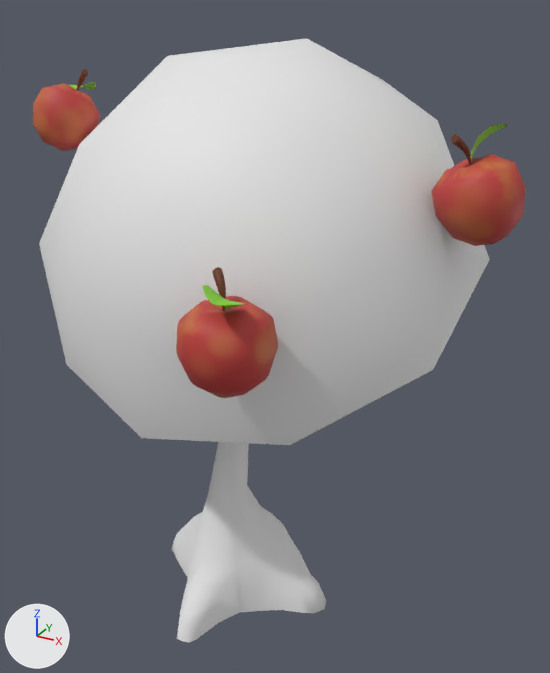
The FBX model BrotatoPrototype/Assets/TestForTeam/Rodion/Assets/apple_tree/apple_tree_final.fbx as it was, and as the next commit left it.
Camera for both pictures: a 50 mm camera at (2.32, -3.81, 3.82) aimed at (0.12, 0.2, 1.81). Every picture has the same lights, and +X, +Y and +Z are marked at lower left. Where no turn or scale is listed for an object, it has been applied to the vertices.

Names of what the first picture shows: 'Apple.002', 'Apple.003', 'Apple.004', 'Tree01.LP.001', 'Tree01.LP.010'.
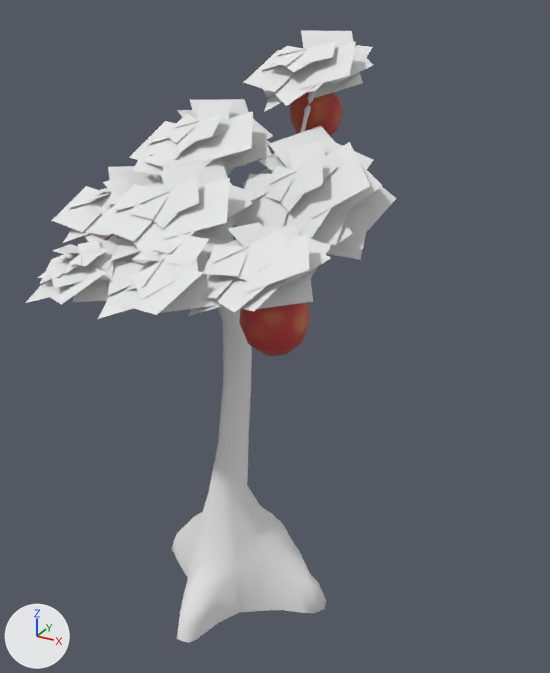
Where the change shows, as pixel boxes (x1, y1, x2, y2) in the pictures (550 x 673 px):
'Tree01.LP.010', deleted
    before: (39, 38, 490, 445)
'Tree01.LP.027', added
    after: (26, 30, 396, 319)
'Apple.004', moved, turned, rescaled
    before: (431, 123, 526, 246)
    after: (239, 302, 310, 356)
'Apple.002', moved, turned, rescaled
    before: (176, 267, 278, 398)
    after: (105, 234, 119, 241)
'Apple.003', moved, turned, rescaled
    before: (33, 69, 100, 151)
    after: (290, 92, 343, 136)

The edits, one by one:
Mesh me_plane_096 is new.
It has 576 vertices, 144 faces and spans x -0.7..1.44, y -0.3..2.06, z -0.21..1.16.
It uses material mat_leaves (white #e7e7e7).
Object 'Apple.004' (ob_apple_004) moves from (1.347, 0.1, 2.982) to (0.467, -0.444, 2.311).
Object 'Apple.004' (ob_apple_004) turns from (108, 11, -109) to (89, 2.9, 136) degrees about x, y and z.
Object 'Apple.004' (ob_apple_004) is rescaled from (0.00549, 0.00549, 0.00549) to (0.00455, 0.00455, 0.00455).
Object 'Apple.003' (ob_apple_003) moves from (-1.122, -0.141, 3.237) to (0.053, 0.886, 3.214).
Object 'Apple.003' (ob_apple_003) turns from (61, -12, -40) to (89, 6.4, -139) degrees about x, y and z.
Object 'Apple.003' (ob_apple_003) is rescaled from (0.00471, 0.00471, 0.00471) to (0.00414, 0.00414, 0.00414).
Object 'Tree01.LP.010' (ob_tree01_lp_010) is deleted.
Object 'Apple.002' (ob_apple_002) moves from (0.568, -1.059, 2.111) to (-0.9, -0.074, 2.194).
Object 'Apple.002' (ob_apple_002) turns from (88, 1.9, 139) to (88, 1.9, 42) degrees about x, y and z.
Object 'Apple.002' (ob_apple_002) is rescaled from (0.00564, 0.00564, 0.00564) to (0.00415, 0.00415, 0.00415).
Object 'Tree01.LP.027' (ob_tree01_lp_027) is new; it shows me_plane_096.
Its location is (-0.617, -0.799, 2.482).
